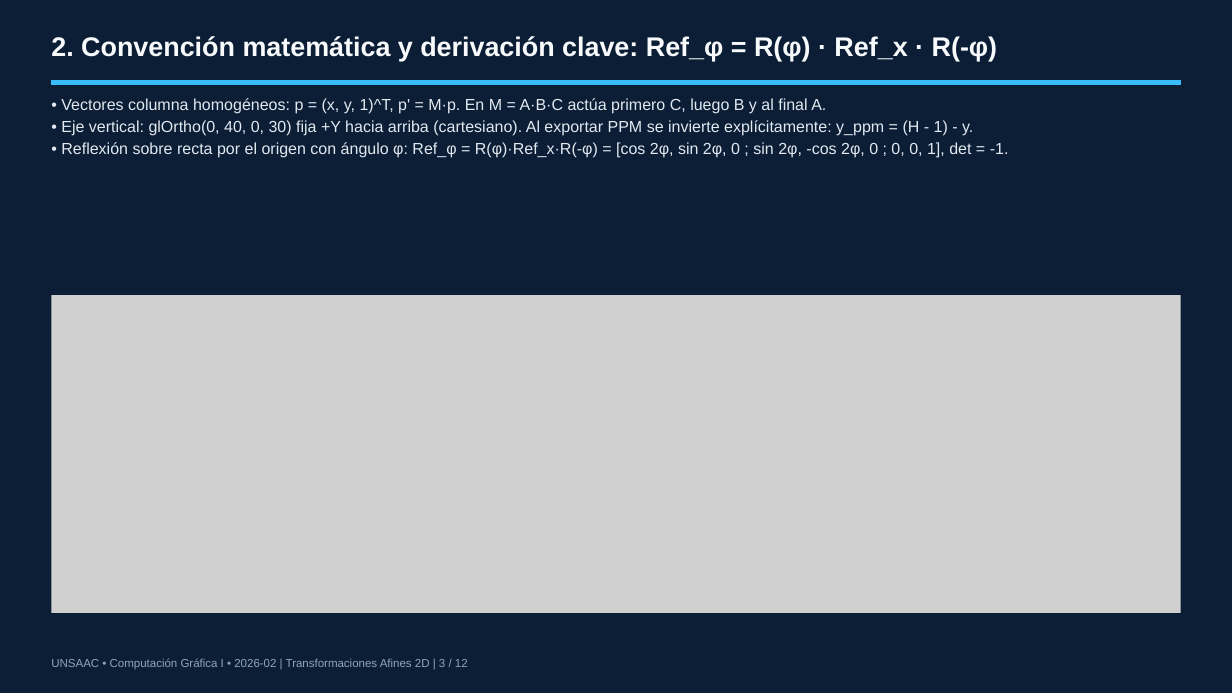
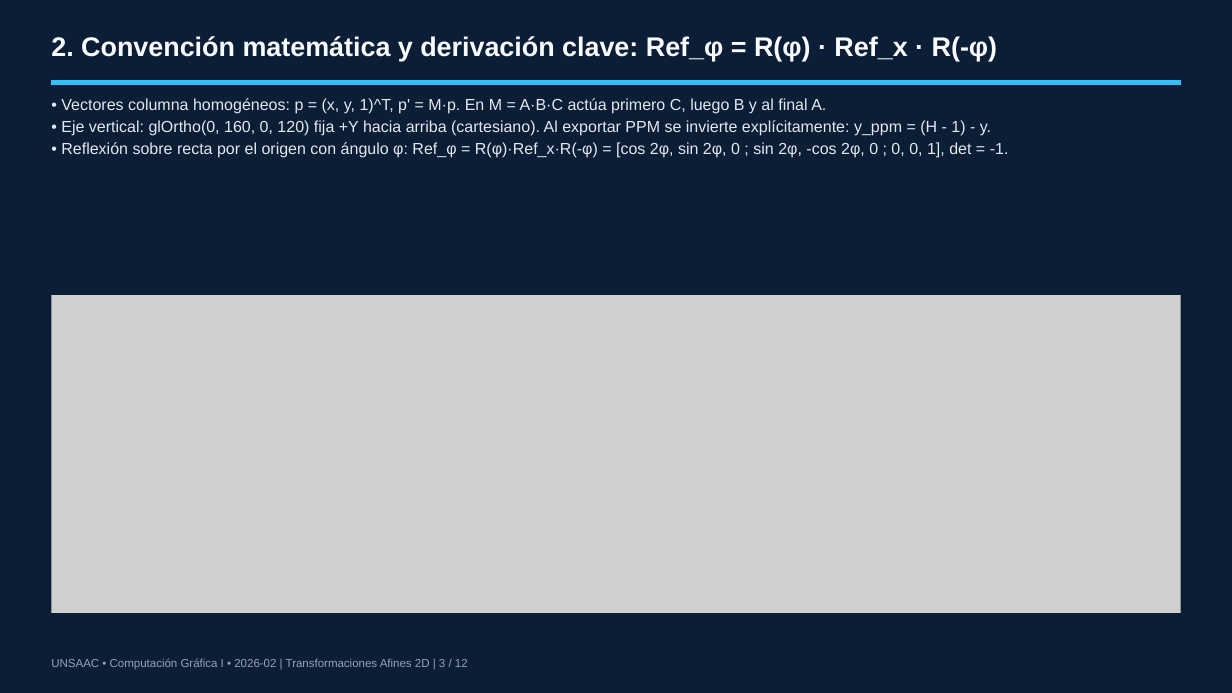
Before and after one commit to LucianFBC/cg1-tema2-transformaciones-afines-2d, a slide deck: slide 3 of presentacion/Presentacion_Tema2.pptx. Drawn at 1232x693 pixels with LibreOffice and Linux fonts; fonts in the diff are those of the drawing; grey boxes stand for pictures. Boxes give left, top, right and bottom in pixels: in the first picture for what was removed or moved away, otherwise in the second. Text is boxed around its words. In the diff, an @@ line names an element or a change of style, - is before the commit and + after.

```diff
--- a/presentacion/Presentacion_Tema2.pptx
+++ b/presentacion/Presentacion_Tema2.pptx
@@ text at <box>61,120,991,136</box>: text changed @@
-• Eje vertical: glOrtho(0, 40, 0, 30) fija +Y hacia arriba (cartesiano). Al exportar PPM se invierte explícitamente: y_ppm = (H - 1) - y.
+• Eje vertical: glOrtho(0, 160, 0, 120) fija +Y hacia arriba (cartesiano). Al exportar PPM se invierte explícitamente: y_ppm = (H - 1) - y.
```
Also in this commit, not shown: 2 other slides changed, 9 other files.
